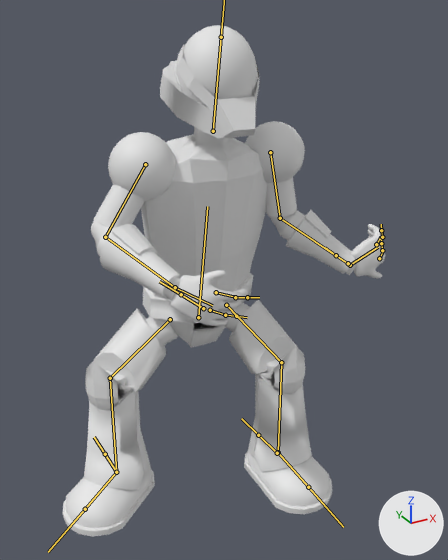
The FBX model Kill Squad/Assets/Marnix stuff/Default character/Default Character.fbx, before and after one commit.
Rendered twice from a camera (50 mm lens) standing at (-1.15, -2.15, 2.17) and looking at (0.01, -0.03, 1.11). Lighting does not change. The marker at lower right points along +X, +Y and +Z. Both versions are drawn at frame 59 of the action 'Armature|Idle  Rifle'; the numbers are the values there. The bones that bend it are drawn over the model as lines.
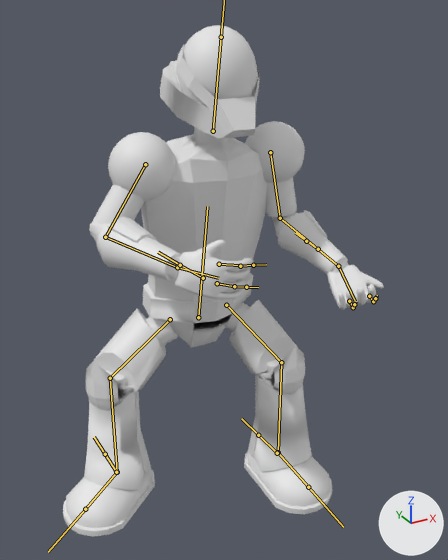
Commit message: fixed idle animation (I hope)

Pixel boxes (x1, y1, x2, y2) of what changed, in the pictures (448 x 560 px):
'Sphere.002', posed: before (63, 25, 385, 537); after (63, 25, 384, 537)
bone 'Left lower arm', root to tip: before (105, 237) to (175, 287); after (105, 237) to (177, 267)
bone 'Right lower arm', root to tip: before (280, 218) to (350, 265); after (280, 218) to (338, 266)
bone 'Right hand', root to tip: before (350, 265) to (378, 247); after (338, 266) to (355, 301)
bone 'right point finger 1', root to tip: before (379, 258) to (383, 250); after (369, 296) to (373, 302)
bone 'Right point finger 2', root to tip: before (382, 250) to (381, 243); after (373, 301) to (375, 298)
bone 'right fingers 1', root to tip: before (376, 244) to (381, 236); after (349, 301) to (353, 307)
bone 'right fingers 2', root to tip: before (382, 237) to (381, 230); after (353, 307) to (354, 304)

The change in detail:
Bone 'Left lower arm' (bone_left_lower_arm) turns from (89, -4, -92) to (82, 7, -90) degrees about its own x, y and z.
Bone 'Right lower arm' (bone_right_lower_arm) turns from (-97, -43, 126) to (67, -127, 2) degrees about its own x, y and z.
Bone 'Right hand' (bone_right_hand) turns from (22, -151, 55) to (-14, 11, -22) degrees about its own x, y and z.
Bone 'right point finger 1' (bone_right_point_finger_1) moves from (0.001, 0.002, 0.009) to (0.001, 0.005, 0.007).
Bone 'right point finger 1' (bone_right_point_finger_1) turns from (24, 9, -2) to (39, 7, -6) degrees about its own x, y and z.
Bone 'Right point finger 2' (bone_right_point_finger_2) moves from (0.001, 0.002, 0.008) to (0.0, 0.001, 0.004).
Bone 'Right point finger 2' (bone_right_point_finger_2) turns from (23, 7, -3) to (37, 1, -3) degrees about its own x, y and z.
Bone 'right fingers 1' (bone_right_fingers_1) moves from (-0.001, -0.002, -0.009) to (-0.001, -0.005, -0.007).
Bone 'right fingers 1' (bone_right_fingers_1) turns from (24, 9, -2) to (39, 7, -6) degrees about its own x, y and z.
Bone 'right fingers 2' (bone_right_fingers_2) moves from (-0.001, -0.002, -0.008) to (0.0, -0.001, -0.004).
Bone 'right fingers 2' (bone_right_fingers_2) turns from (23, 7, -3) to (37, 1, -3) degrees about its own x, y and z.
